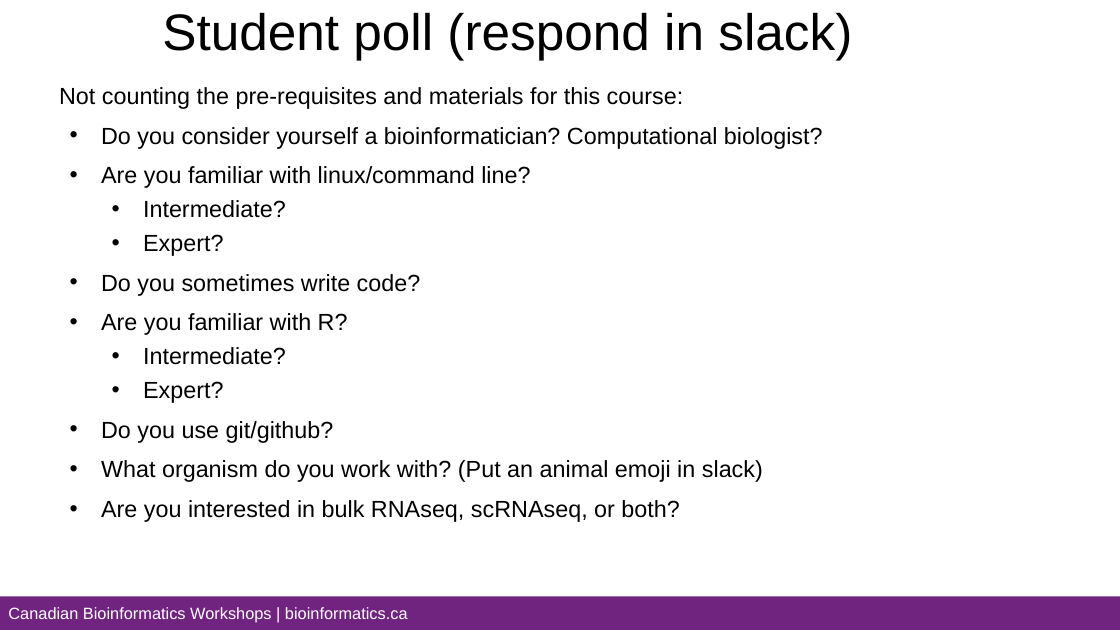
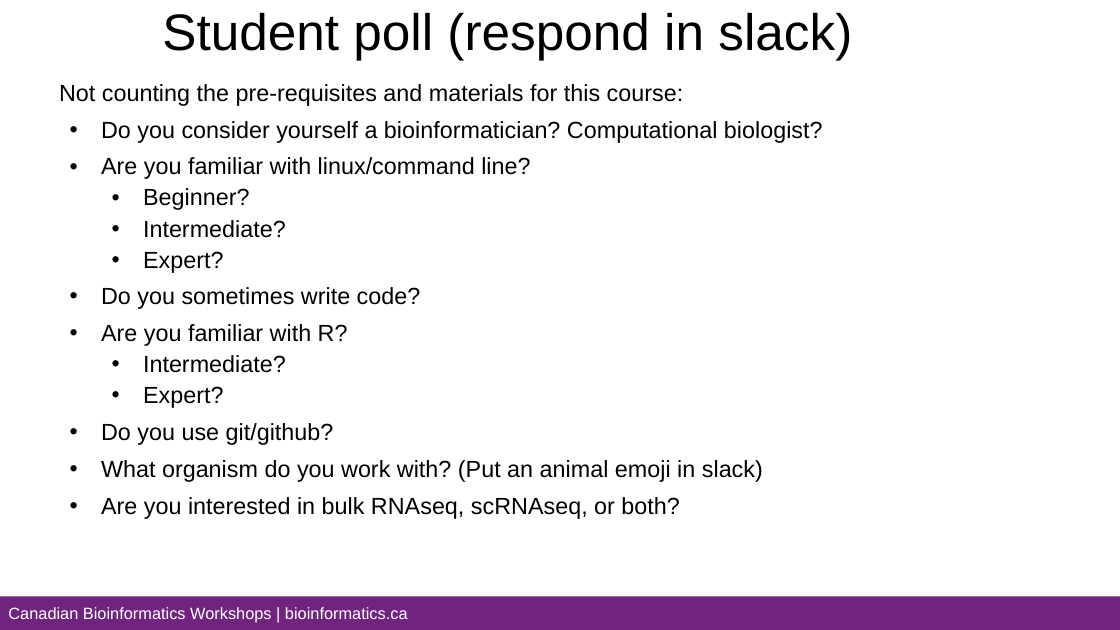
Before and after one commit to griffithlab/rnabio.org, a slide deck: slide 6 of assets/lectures/cbw/2026/full/RNASeq_Module0_Introductions.pptx. Drawn at 1120x630 pixels with LibreOffice and Linux fonts; fonts in the diff are those of the drawing; background and template pictures are left out. Boxes give left, top, right and bottom in pixels: in the first picture for what was removed or moved away, otherwise in the second. Text is boxed around its words. In the diff, an @@ line names an element or a change of style, - is before the commit and + after.

Commit message:
minor updates to day lectures

```diff
--- a/assets/lectures/cbw/2026/full/RNASeq_Module0_Introductions.pptx
+++ b/assets/lectures/cbw/2026/full/RNASeq_Module0_Introductions.pptx
@@ text at bbox=[59, 84, 823, 519]: line spacing 1 to 0.9 @@
@@ text at bbox=[143, 188, 249, 210]: paragraph added @@
+  • Beginner?
```
Also in this commit, not shown: 2 other files.
